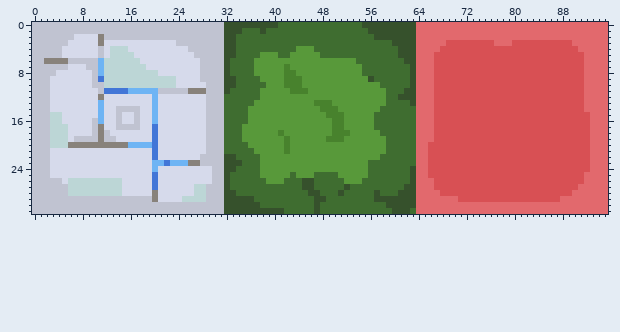
Sprite sheet -- Sprites/roguelike-tiles-walls-special.png. The picture above was drawn from the file before the commit.
The file is 96x32 pixels. Colours within 5 levels of each other are drawn and written as one.
After:
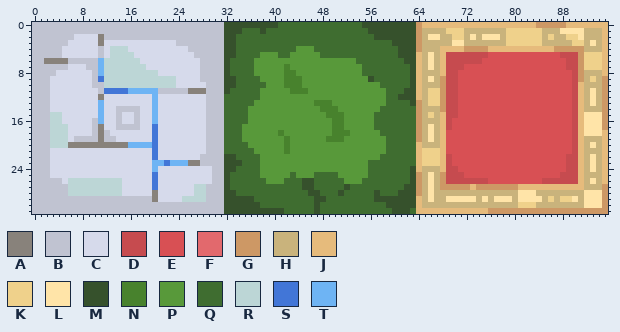
Palette (. is transparent): A #88827b  B #c0c3d1  C #d6daeb  D #c64b4f  E #d85054  F #e2696d  G #cd9865  H #c9b37c  J #e6bb7c  K #efd18b  L #ffe4a8  M #36512c  N #48822d  P #58993a  Q #3f6d30  R #bcd6d6  S #4276d7  T #6eb4f4
The edit:
@@ x 62..95 @@
- 0 MMFFFFFFFFFFFFFFFFFFFFFFFFFFFFFFFF
- 1 MMFFFFFFFFFFFFFFFFFFFFFFFFFFFFFFFF
- 2 MMFFFFFFFFFFFFFFFFFFFFFFFFFFFFFFFF
- 3 MMFFFFFEEEEEEEEFFFEEEEEEEEEEFFFFFF
- 4 MMFFFFEEEEEEEEEEEEEEEEEEEEEEEFFFFF
- 5 MMFFFEEEEEEEEEEEEEEEEEEEEEEEEEFFFF
- 6 MMFFFEEEEEEEEEEEEEEEEEEEEEEEEEFFFF
- 7 QMFFFEEEEEEEEEEEEEEEEEEEEEEEEEFFFF
- 8 QMFFFEEEEEEEEEEEEEEEEEEEEEEEEEFFFF
- 9 QMFFFEEEEEEEEEEEEEEEEEEEEEEEEEFFFF
-10 QMFFFEEEEEEEEEEEEEEEEEEEEEEEEEFFFF
-11 MMFFFEEEEEEEEEEEEEEEEEEEEEEEEEFFFF
-12 MMFFFEEEEEEEEEEEEEEEEEEEEEEEEEFFFF
-13 QMFFFEEEEEEEEEEEEEEEEEEEEEEEEEFFFF
-14 QQFFFEEEEEEEEEEEEEEEEEEEEEEEEEFFFF
-15 QQFFFEEEEEEEEEEEEEEEEEEEEEEEEEEFFF
-16 QQFFFEEEEEEEEEEEEEEEEEEEEEEEEEEFFF
-17 QQFFFEEEEEEEEEEEEEEEEEEEEEEEEEEFFF
-18 QQFFFEEEEEEEEEEEEEEEEEEEEEEEEEEFFF
-19 QQFFFEEEEEEEEEEEEEEEEEEEEEEEEEEFFF
-20 QQFFEEEEEEEEEEEEEEEEEEEEEEEEEEEFFF
-21 QQFFEEEEEEEEEEEEEEEEEEEEEEEEEEEFFF
-22 QQFFEEEEEEEEEEEEEEEEEEEEEEEEEEEFFF
-23 QQFFEEEEEEEEEEEEEEEEEEEEEEEEEEEFFF
-24 QMFFEEEEEEEEEEEEEEEEEEEEEEEEEEEFFF
-25 QMFFEEEEEEEEEEEEEEEEEEEEEEEEEEFFFF
-26 QMFFFEEEEEEEEEEEEEEEEEEEEEEEEEFFFF
-27 MMFFFEEEEEEEEEEEEEEEEEEEEEEEEFFFFF
-28 MMFFFFEEEEEEEEEEEEEEEEEEEEEEFFFFFF
-29 MMFFFFFFFEEEEEEEEEEEEEEEEEFFFFFFFF
-30 MMFFFFFFFFFFFFFFFFFFFFFFFFFFFFFFFF
-31 MQFFFFFFFFFFFFFFFFFFFFFFFFFFFFFFFF
+ 0 MMGJJJJJJJJJJJJJJJJJJJGGGGGJJJJJJJ
+ 1 MMGHHHHKKKHHHHHHHKKKKKKHHHLLLLHHHJ
+ 2 MMGHLLHHKKHLHLLLHKKKKKKHKHHKKLHHHJ
+ 3 MMGHHHHHLLHHHHHHHKKKKKKHHHHHKKHLHJ
+ 4 MMGHHHJJJJGGGGJJJJJJJJJJJGGGGGHHHJ
+ 5 MMJHLHJDDDDDDDEEEEEEEEEEEEDDDGKKKJ
+ 6 MMJHLHJDDDDDDEEEEEEEEEEEEEEDDGKKKJ
+ 7 QMJHLHJDDDEEEEEEEEEEEEEEEEEDDGKKKJ
+ 8 QMJHHHJDDEEEEEEEEEEEEEEEEEEEDGHHHJ
+ 9 QMJHLHGDDEEEEEEEEEEEEEEEEEEEDGHKHG
+10 QMJHHHGDDEEEEEEEEEEEEEEEEEEEDJHHHG
+11 MMJHKKGDDEEEEEEEEEEEEEEEEEEEDJHLHG
+12 MMJHKKGDDEEEEEEEEEEEEEEEEEEEDJHLHG
+13 QMGHKKGDDEEEEEEEEEEEEEEEEEEEDJHLHG
+14 QQGHHHGDDEEEEEEEEEEEEEEEEEEEDJHHHG
+15 QQGHKHJDDEEEEEEEEEEEEEEEEEEEDJLLLG
+16 QQGHHHJDEEEEEEEEEEEEEEEEEEEEDJLLLG
+17 QQGHLHJDEEEEEEEEEEEEEEEEEEEEDJLLLG
+18 QQGHLHJEEEEEEEEEEEEEEEEEEEEEDJLLLJ
+19 QQGHLHJEEEEEEEEEEEEEEEEEEEEEDJHHHJ
+20 QQJHHHJEEEEEEEEEEEEEEEEEEEEEDJHLHJ
+21 QQJKKKJEEEEEEEEEEEEEEEEEEEEEDJHHHJ
+22 QQJKKKJDEEEEEEEEEEEEEEEEEEEDDJHLHJ
+23 QQJKKKJDEEEEEEEEEEEEEEEEEEEDDJHLHJ
+24 QMJHHHJDDEEEEEEEEEEEEEEEEEEDDJHLHJ
+25 QMGHLHGDDDEEEEEEEEEEEEEEEEDDDJHHHJ
+26 QMGHLHGDDDDDDDEEEEEEEEEDDDDDDJHLHJ
+27 MMGHLHGGGGGJGGGGGGGJJJJJJJJJJJHHHG
+28 MMGHLHHHHHHHHHHHHHHLLLHHHHHHHHLLLG
+29 MMJHLHHLLLLLHLHLLLHLLLLHKHKKLHLLLG
+30 MMJHHHHHHHHHHHHHHHHKKKHHHHHHHHLLLG
+31 MQJJJJJJJJJJJJGGGGGGGGGGGGGGGGGGGG
Boxes around the changes in both pictures, in picture pixels (x1, y1, x2, y2):
changed: (416, 22, 608, 214)
